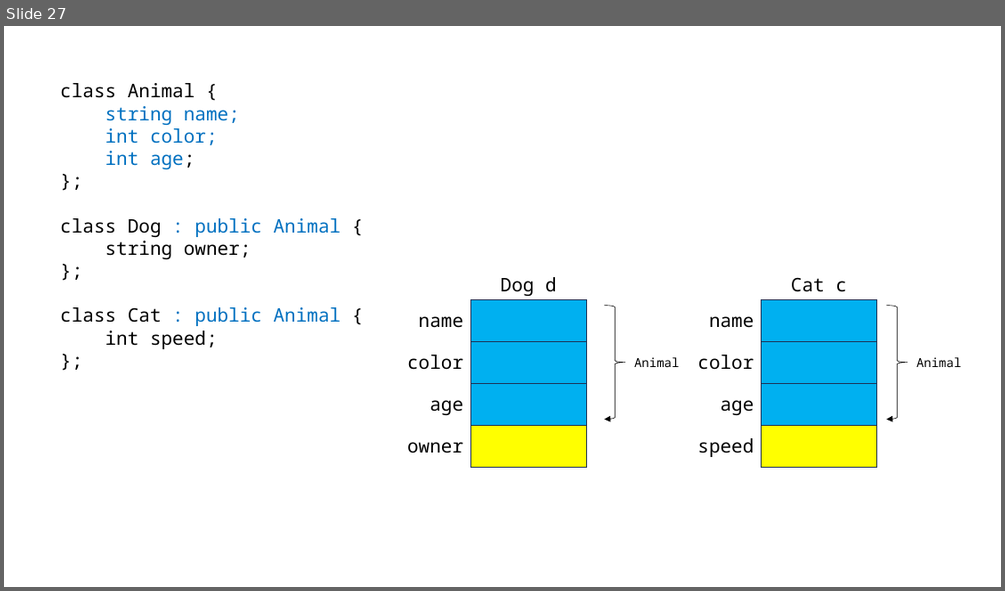
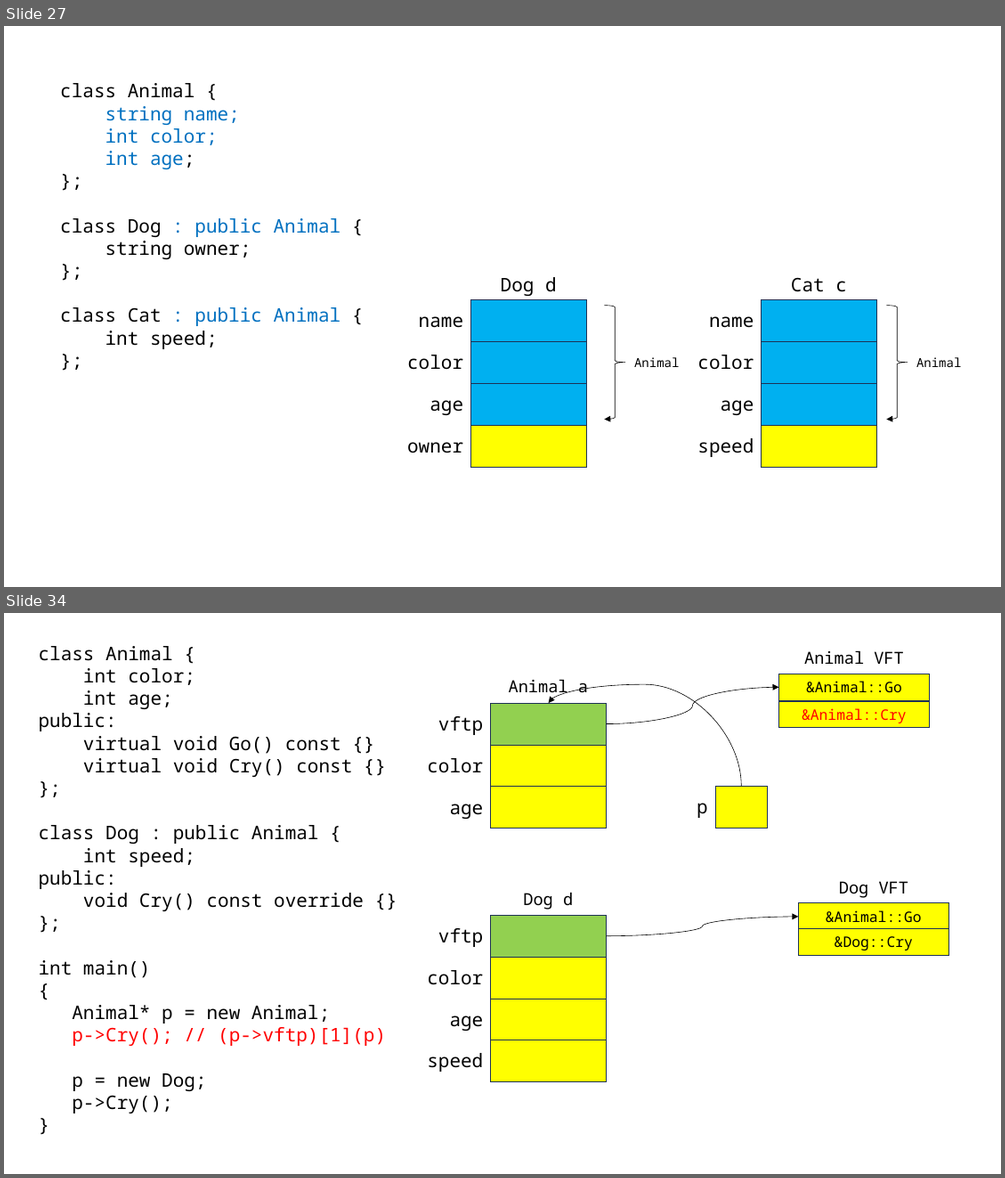
Before and after one commit to loopinf/cpp_230619, a slide deck: 230619.pptx. Shown one above the other, each under a label of ours: slide 27 before the commit, slides 27 and 34 after it; the slides between them are not shown. The pictures are 1005x591 and 1005x1178 pixels, drawn with LibreOffice and Linux fonts; fonts in the diff are those of the drawing. Boxes give left, top, right and bottom in pixels: in the first picture for what was removed or moved away, otherwise in the second. Text is boxed around its words. In the diff, an @@ line names an element or a change of style, - is before the commit and + after.

```diff
--- a/230619.pptx
+++ b/230619.pptx
@@ slide 34 added at (4, 613, 1001, 1174), background #FFFFFF @@
@@ text added at (39, 646, 386, 1113), 18 pt, text #000000 @@
+class Animal {
+int color;
+int age;
+public:
+virtual void Go() const {}
+virtual void Cry() const {}
+};
+class Dog : public Animal {
+int speed;
+public:
+void Cry() const override {}
+};
+int main()
+{
+Animal* p = new Animal;
+p->Cry(); // (p->vftp)[1](p)
+p = new Dog;
+p->Cry();
+}
@@ text added at (804, 650, 904, 664), 16 pt, text #000000 @@
+Animal VFT
@@ text added at (509, 679, 588, 698), 16 pt, text #000000 @@
+Animal a
@@ curved arrow added from (741, 786) to (549, 703), #000000 0.5 pt @@
@@ curved arrow added from (606, 723) to (778, 687), #000000 0.5 pt @@
@@ rectangle added at (778, 674, 929, 700), fill #FFFF00, outline #1E3256 1 pt, 14 pt, text #000000 @@
+&Animal::Go
@@ text added at (438, 716, 483, 735), 18 pt, text #000000 @@
+vftp
@@ rectangle added at (491, 703, 607, 745), fill #92D050, outline #1E3256 1 pt @@
@@ rectangle added at (778, 701, 929, 728), fill #FFFF00, outline #1E3256 1 pt, 14 pt, text #FF0000 @@
+&Animal::Cry
@@ rectangle added at (491, 745, 607, 787), fill #FFFF00, outline #1E3256 1 pt @@
@@ text added at (427, 758, 483, 773), 18 pt, text #000000 @@
+color
@@ rectangle added at (491, 787, 607, 828), fill #FFFF00, outline #1E3256 1 pt @@
@@ rectangle added at (715, 786, 767, 827), fill #FFFF00, outline #1E3256 1 pt @@
@@ text added at (450, 803, 484, 819), 18 pt, text #000000 @@
+age
@@ text added at (696, 803, 708, 818), 18 pt, text #000000 @@
+p
@@ text added at (523, 892, 573, 909), 16 pt, text #000000 @@
+Dog d
@@ rectangle added at (798, 903, 948, 930), fill #FFFF00, outline #1E3256 1 pt, 14 pt, text #000000 @@
+&Animal::Go
@@ text added at (839, 881, 908, 898), 16 pt, text #000000 @@
+Dog VFT
@@ text added at (438, 928, 483, 947), 18 pt, text #000000 @@
+vftp
@@ rectangle added at (491, 915, 607, 957), fill #92D050, outline #1E3256 1 pt @@
@@ curved arrow added from (606, 936) to (798, 916), #000000 0.5 pt @@
@@ rectangle added at (798, 929, 948, 956), fill #FFFF00, outline #1E3256 1 pt, 14 pt, text #000000 @@
+&Dog::Cry
@@ rectangle added at (491, 957, 607, 999), fill #FFFF00, outline #1E3256 1 pt @@
@@ text added at (427, 970, 483, 985), 18 pt, text #000000 @@
+color
@@ rectangle added at (491, 999, 607, 1041), fill #FFFF00, outline #1E3256 1 pt @@
@@ text added at (450, 1015, 484, 1030), 18 pt, text #000000 @@
+age
@@ text added at (427, 1053, 483, 1071), 18 pt, text #000000 @@
+speed
@@ rectangle added at (491, 1040, 607, 1082), fill #FFFF00, outline #1E3256 1 pt @@
```
Also in this commit, not shown: 7 other slides added, 1 slide removed, 1 other file.
